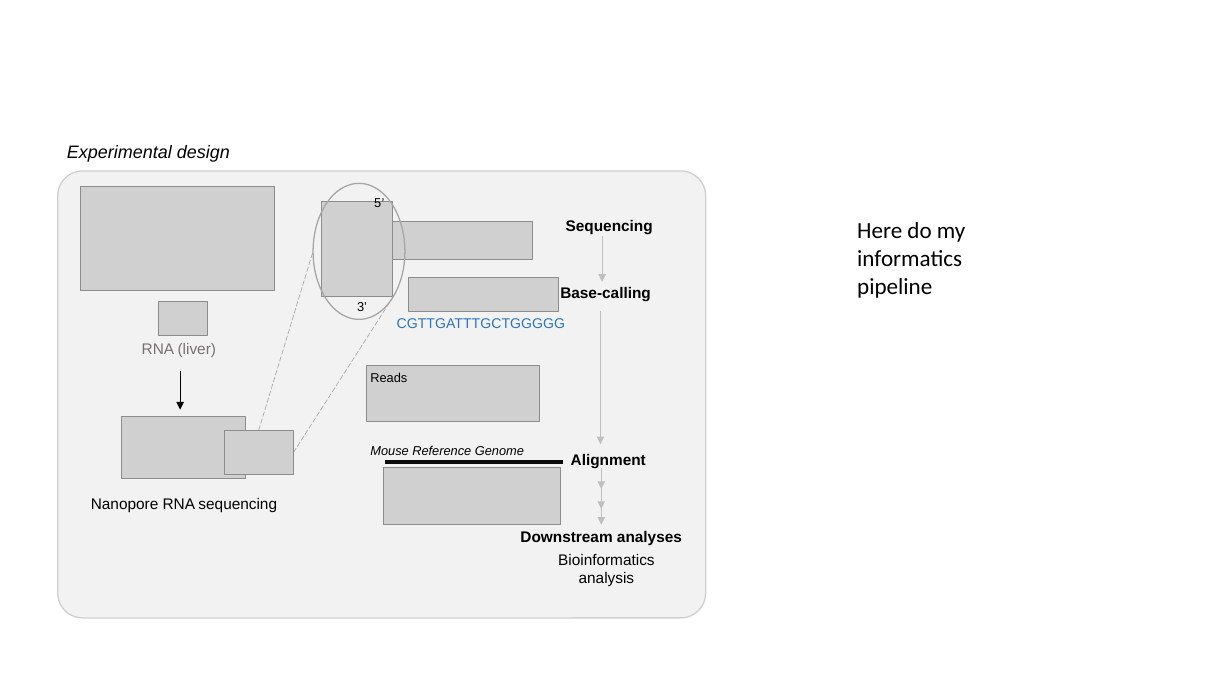
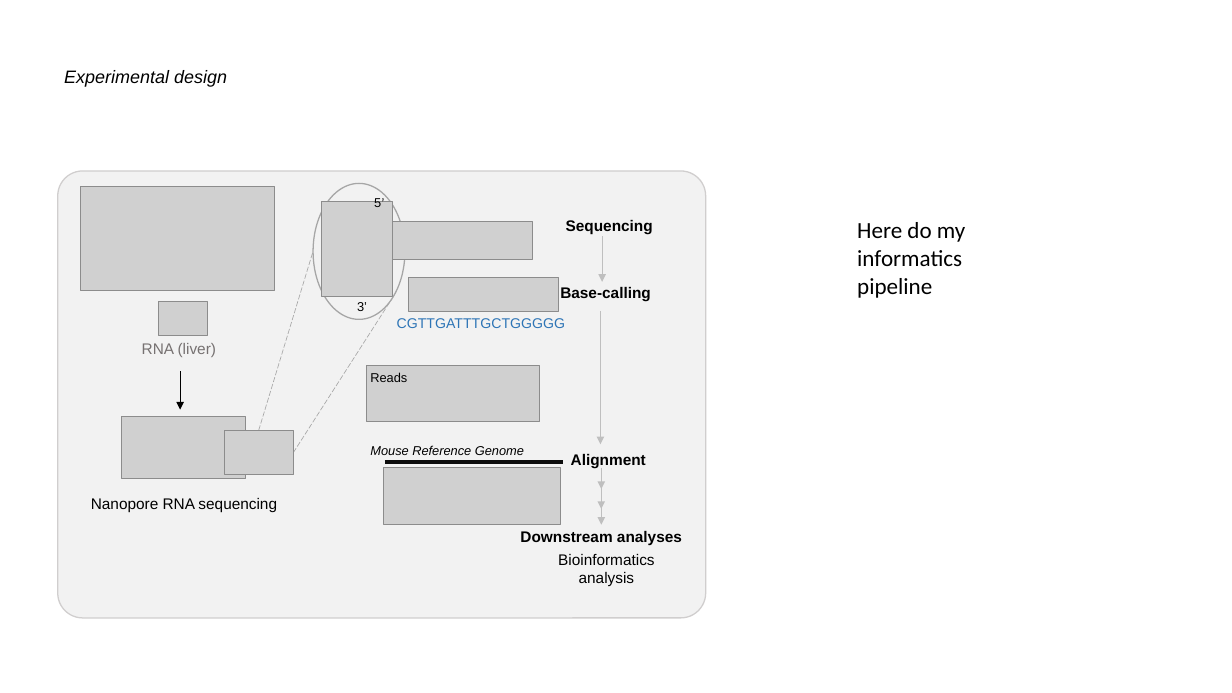
Before and after one commit to griceyrt/Internship, a slide deck: slide 2 of ucbl_report/figures/for gricey.pptx. Drawn at 1232x693 pixels with LibreOffice and Linux fonts; fonts in the diff are those of the drawing; grey boxes stand for pictures. Boxes give left, top, right and bottom in pixels: in the first picture for what was removed or moved away, otherwise in the second. Text is boxed around its words. In the diff, an @@ line names an element or a change of style, - is before the commit and + after.

```diff
--- a/ucbl_report/figures/for gricey.pptx
+++ b/ucbl_report/figures/for gricey.pptx
@@ text "Experimental design": place and size @@
-text "Experimental design" at [67, 145, 230, 162]
+text "Experimental design" at [64, 70, 227, 87]
```
Also in this commit, not shown: 1 other slide changed, 17 other files.
